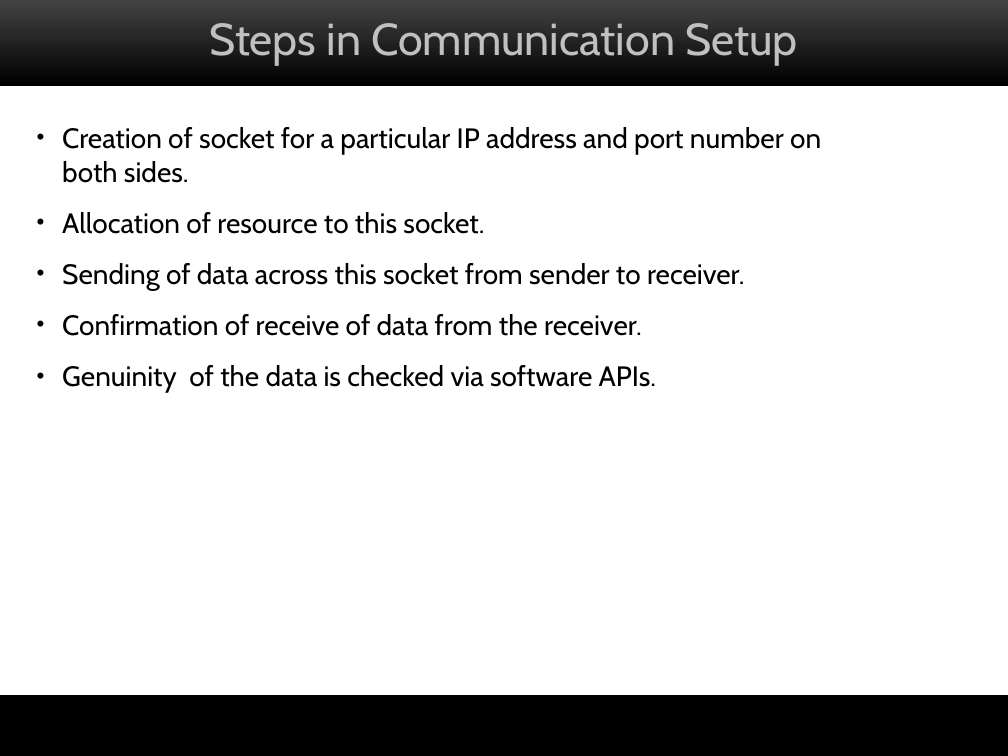
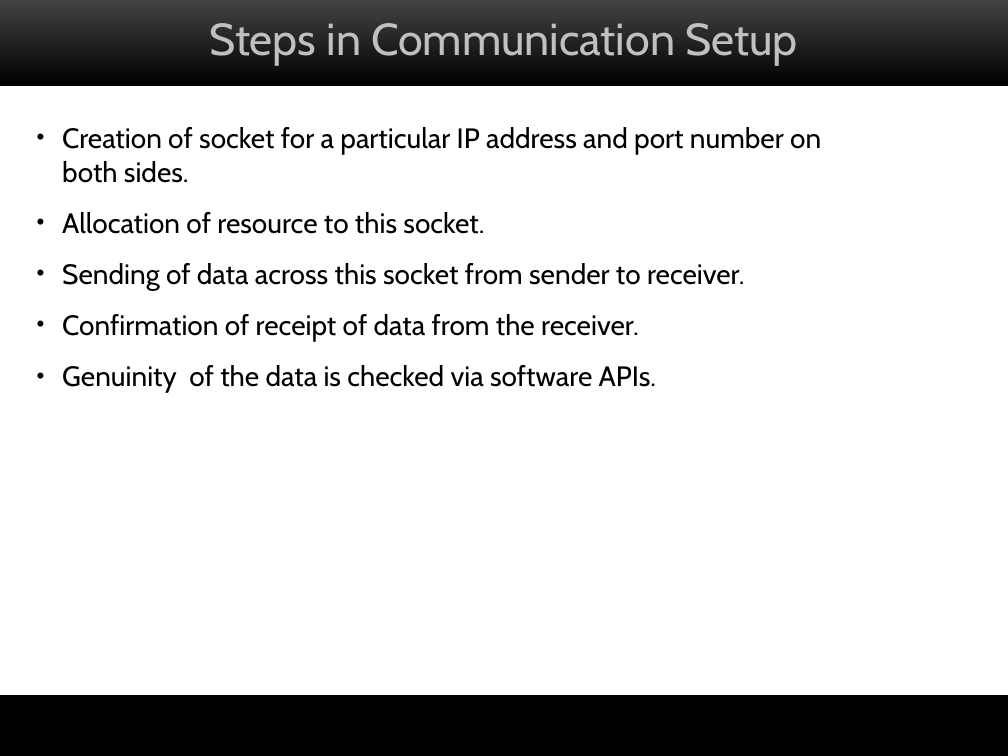
Before and after one commit to saurabh1403/attendance-on-openmoko, a slide deck: slide 13 of docs/mid-term-seminar.ppt (slide 12 before the commit). Drawn at 1008x756 pixels with LibreOffice and Linux fonts; fonts in the diff are those of the drawing; background and template pictures are left out. Boxes give left, top, right and bottom in pixels: in the first picture for what was removed or moved away, otherwise in the second. Text is boxed around its words. In the diff, an @@ line names an element or a change of style, - is before the commit and + after.

```diff
--- a/docs/mid-term-seminar.ppt
+++ b/docs/mid-term-seminar.ppt
@@ text at bbox=[62, 314, 639, 341]: text changed @@
-• Confirmation of receive of data from the receiver.
+• Confirmation of receipt of data from the receiver.
```
Also in this commit, not shown: 7 other slides changed, 4 slides added, 2 slides removed, 35 other files.
